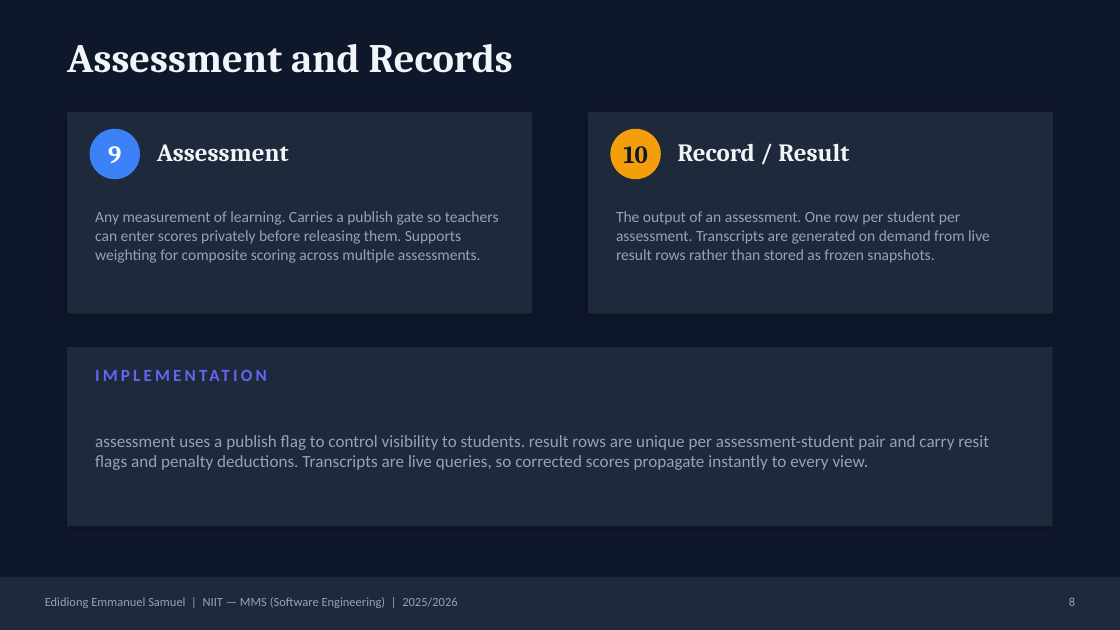
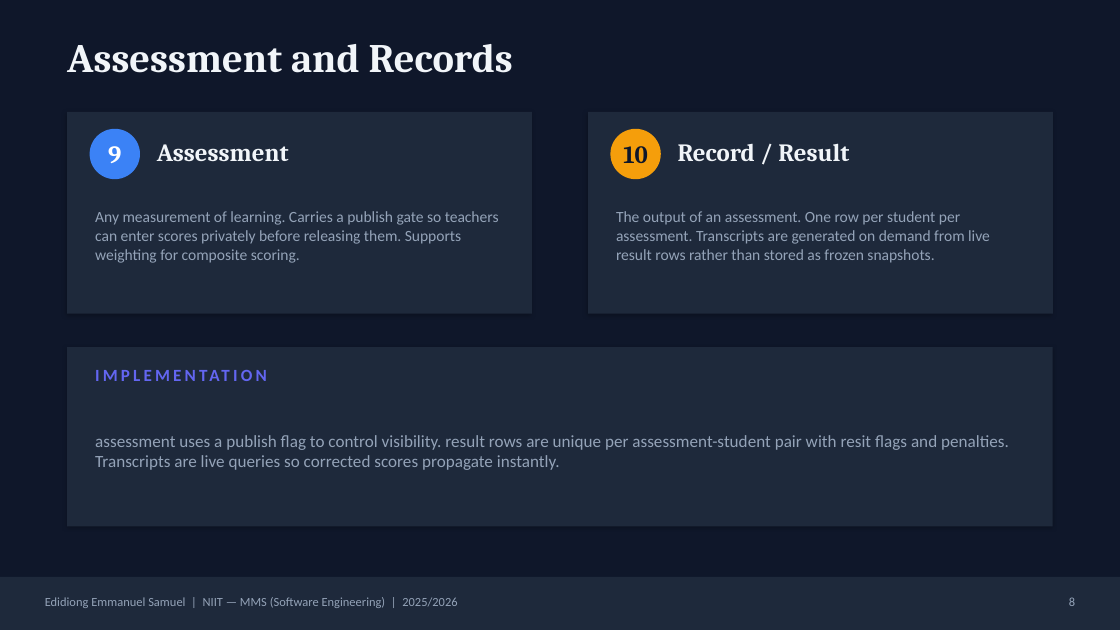
Before and after one commit to Deushomo1st/SchoolHub, a slide deck: slide 8 of docs/School Management Software.pptx. Drawn at 1120x630 pixels with LibreOffice and Linux fonts; fonts in the diff are those of the drawing. Boxes give left, top, right and bottom in pixels: in the first picture for what was removed or moved away, otherwise in the second. Text is boxed around its words. In the diff, an @@ line names an element or a change of style, - is before the commit and + after.

Commit message:
feat: forgot-password email flow, multi-audience event forwarding, glass on every panel
One-shot 30-min reset tokens emailed (console-logged without SMTP) +
reset-password.html; event audience is a validated comma list and any
recipient forwards to role-scoped reachables as notifications; fixed
/notifications being platform-gated (school roles' bell was dead);
light-theme cards/stats now read the --glass-* tokens (no flat panels).

```diff
--- a/docs/School Management Software.pptx
+++ b/docs/School Management Software.pptx
@@ text at bbox=[95, 211, 499, 263]: text changed @@
-Any measurement of learning. Carries a publish gate so teachers can enter scores privately before releasing them. Supports weighting for composite scoring across multiple assessments.
+Any measurement of learning. Carries a publish gate so teachers can enter scores privately before releasing them. Supports weighting for composite scoring.
@@ text at bbox=[95, 435, 1009, 470]: text changed @@
-assessment uses a publish flag to control visibility to students. result rows are unique per assessment-student pair and carry resit flags and penalty deductions. Transcripts are live queries, so corrected scores propagate instantly to every view.
+assessment uses a publish flag to control visibility. result rows are unique per assessment-student pair with resit flags and penalties. Transcripts are live queries so corrected scores propagate instantly.
```
Also in this commit, not shown: 12 other slides changed, 1 slide added, 25 other files.
